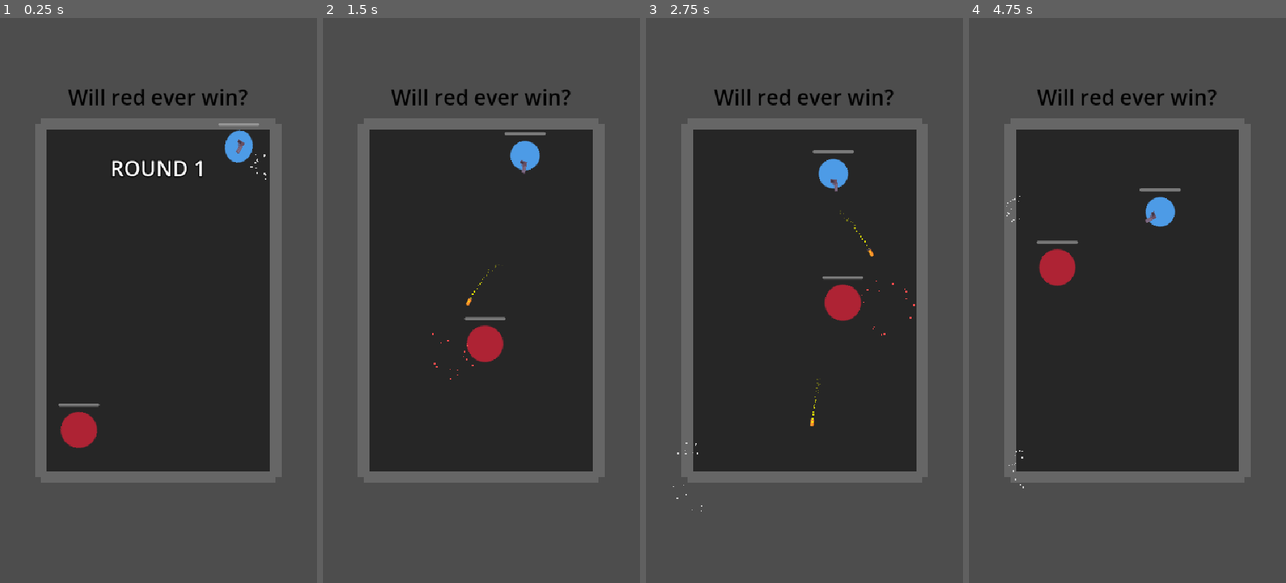
Above: before the commit, frames 1-4 (left to right).
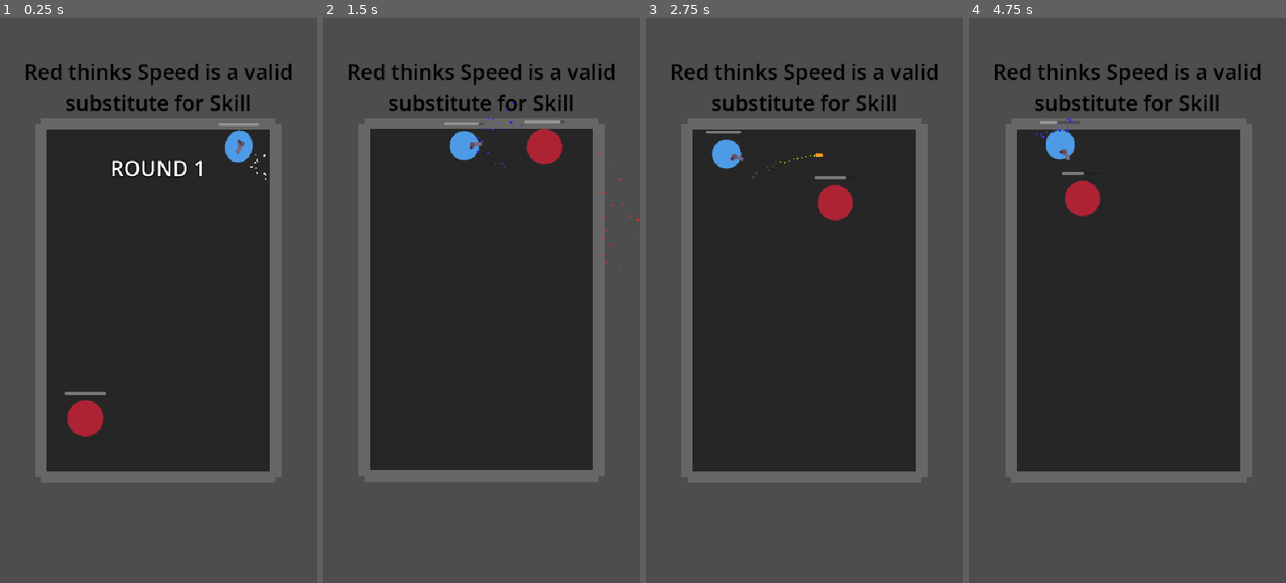
Above: after the commit, the same moments.

Repository: jiexdrop/tiktok_2
Game: Godot game, scene res://scenes/main.tscn
Same seed, same stepped clock (60 frames per second), same inputs: the game is played once before the commit and once after it. Before the commit the project starts from res://main.tscn.
Inputs:
- Up to frame 1 (0.25 s): no input
- Up to frame 2 (1.5 s): no input
- Up to frame 3 (2.75 s): no input
- Up to frame 4 (4.75 s): no input

The runs differ from the first frame. In frame 1, 2.6% of the frame differs, in the area x 8-92%, y 8-77%; in frame 2, 4.7%; in frame 3, 4.4%; in frame 4, 5.1%, in the area x 8-92%, y 8-84%.

Commit message:
moved folders

Diff:
--- a/melee_fighter.gd
+++ /dev/null
@@ -1,314 +0,0 @@
-extends Fighter
-class_name MeleeFighter
-
-@export var charge_force: float = 1200.0
-@export var charge_duration: float = 0.25
-@export var dash_boost: float = 2.5
-@export var retreat_speed: float = 1.2
-@export var dodge_force: float = 400.0
-@export var detection_radius: float = 200.0
-@export var pursuit_boost: float = 1.8
-@export var close_range_threshold: float = 150.0
-@export var far_range_threshold: float = 300.0
-@export var linear_damp_override: float = 2.0
-@export var dodge_cooldown_time: float = 0.5
-@export var projectile_prediction_time: float = 0.4
-@export var attack_prediction_multiplier: float = 0.6
-
-# Charge trail particles
-@export var charge_particles_scene: PackedScene
-
-var is_charging: bool = false
-var is_retreating: bool = false
-var retreat_timer: float = 0.0
-var retreat_duration: float = 0.5
-var dodge_cooldown: bool = false
-var dodge_cooldown_timer: float = 0.0
-var pursuit_mode: bool = false
-var last_dodge_time: float = 0.0
-var charge_trail: CPUParticles2D = null
-
-func _ready():
-	super._ready()
-	body_entered.connect(_on_body_entered)
-	linear_damp = linear_damp_override
-
-	# Create charge trail particles
-	setup_charge_trail()
-
-func _physics_process(delta):
-	super._physics_process(delta)
-
-	# Handle retreat timer
-	if is_retreating:
-		retreat_timer -= delta
-		if retreat_timer <= 0:
-			is_retreating = false
-
-	# Handle dodge cooldown
-	if dodge_cooldown:
-		dodge_cooldown_timer -= delta
-		if dodge_cooldown_timer <= 0:
-			dodge_cooldown = false
-
-	# Update charge trail
-	if charge_trail:
-		charge_trail.emitting = is_charging
-
-	# Reactive Dodging Logic
-	if not dodge_cooldown and not is_charging:
-		look_for_projectiles()
-
-func setup_charge_trail():
-	if charge_particles_scene:
-		charge_trail = charge_particles_scene.instantiate()
-		add_child(charge_trail)
-	else:
-		# Create default charge trail
-		charge_trail = CPUParticles2D.new()
-		add_child(charge_trail)
-
-		charge_trail.emitting = false
-		charge_trail.amount = 30
-		charge_trail.lifetime = 0.3
-		charge_trail.explosiveness = 0.0
-		charge_trail.randomness = 0.3
-
-		charge_trail.direction = Vector2.LEFT  # Trails behind
-		charge_trail.spread = 30.0
-		charge_trail.initial_velocity_min = 50.0
-		charge_trail.initial_velocity_max = 100.0
-
-		charge_trail.scale_amount_min = 2.0
-		charge_trail.scale_amount_max = 4.0
-
-		# Color fade
-		var gradient = Gradient.new()
-		gradient.set_color(0, fighter_color)
-		gradient.set_color(1, Color(fighter_color.r, fighter_color.g, fighter_color.b, 0))
-		charge_trail.color_ramp = gradient
-
-func look_for_projectiles():
-	var projectiles = get_tree().get_nodes_in_group("projectiles")
-	var most_dangerous_projectile = null
-	var shortest_time_to_impact = INF
-
-	for p in projectiles:
-		if p is Projectile and p.owner_fighter != self:
-			var projectile_to_me = global_position - p.global_position
-			var distance = projectile_to_me.length()
-
-			var projectile_velocity = p.linear_velocity
-			if projectile_velocity.length() > 0:
-				var projectile_direction = projectile_velocity.normalized()
-				var direction_to_me = projectile_to_me.normalized()
-				var dot = projectile_direction.dot(direction_to_me)
-
-				if dot > 0.5 and distance < detection_radius:
-					var closing_speed = projectile_velocity.length()
-					var time_to_impact = distance / closing_speed if closing_speed > 0 else INF
-
-					if time_to_impact < shortest_time_to_impact:
-						shortest_time_to_impact = time_to_impact
-						most_dangerous_projectile = p
-
-	if most_dangerous_projectile and shortest_time_to_impact < projectile_prediction_time:
-		perform_dodge(most_dangerous_projectile)
-
-func perform_dodge(projectile: Projectile):
-	dodge_cooldown = true
-	dodge_cooldown_timer = dodge_cooldown_time
-
-	# Dodge juice effects
-	spawn_dodge_effect()
-	if camera and camera.has_method("small_shake"):
-		camera.small_shake()
-
-	var projectile_velocity = projectile.linear_velocity
-	var predicted_projectile_pos = projectile.global_position + projectile_velocity * 0.2
-
-	var to_threat = (predicted_projectile_pos - global_position).normalized()
-	var perpendicular = Vector2(-to_threat.y, to_threat.x)
-	var dodge_dir = perpendicular * strafe_direction
-	dodge_dir = (dodge_dir * 0.8 - to_threat * 0.2).normalized()
-
-	apply_central_impulse(dodge_dir * dodge_force)
-	animation_player.play("hit")
-
-func spawn_dodge_effect():
-	# Quick burst of particles at dodge location
-	var particles = CPUParticles2D.new()
-	get_parent().add_child(particles)
-	particles.global_position = global_position
-
-	particles.emitting = true
-	particles.amount = 15
-	particles.lifetime = 0.4
-	particles.one_shot = true
-	particles.explosiveness = 1.0
-
-	particles.direction = Vector2.UP
-	particles.spread = 180.0
-	particles.initial_velocity_min = 100.0
-	particles.initial_velocity_max = 200.0
-	particles.scale_amount_min = 1.5
-	particles.scale_amount_max = 3.0
-
-	particles.color = Color(fighter_color.r * 1.5, fighter_color.g * 1.5, fighter_color.b * 1.5)
-
-	await get_tree().create_timer(particles.lifetime + 0.1).timeout
-	particles.queue_free()
-
-func move_towards_target():
-	if not target or not is_instance_valid(target):
-		return
-
-	var direction = (target.global_position - global_position).normalized()
-	var distance = global_position.distance_to(target.global_position)
-
-	if is_retreating:
-		var jitter = Vector2(randf_range(-0.5, 0.5), randf_range(-0.5, 0.5))
-		apply_central_force((-direction + jitter).normalized() * move_speed * retreat_speed)
-		return
-
-	if is_charging:
-		return
-
-	pursuit_mode = distance > far_range_threshold
-
-	var movement_force: float
-	var approach_direction: Vector2
-
-	if distance > far_range_threshold:
-		movement_force = move_speed * pursuit_boost
-
-		if target is Fighter:
-			var target_velocity = target.linear_velocity
-			var predicted_position = target.global_position + target_velocity * 0.3
-			approach_direction = (predicted_position - global_position).normalized()
-		else:
-			approach_direction = direction
-
-		if linear_velocity.length() < move_speed * 2.0:
-			apply_central_force(approach_direction * movement_force)
-
-	elif distance < close_range_threshold:
-		var side_step = Vector2(-direction.y, direction.x) * strafe_direction * 0.6
-		approach_direction = (direction + side_step).normalized()
-		movement_force = move_speed * dash_boost
-		apply_central_force(approach_direction * movement_force)
-
-	else:
-		var side_step = Vector2(-direction.y, direction.x) * strafe_direction * 0.4
-		approach_direction = (direction + side_step).normalized()
-		movement_force = move_speed * 1.6
-		apply_central_force(approach_direction * movement_force)
-
-func perform_attack():
-	if is_charging or is_retreating:
-		return
-
-	if not target or not is_instance_valid(target):
-		return
-
-	var distance = global_position.distance_to(target.global_position)
-
-	if distance > close_range_threshold * 1.3:
-		return
-
-	# Charge windup effects
-	spawn_charge_windup()
-
-	attack_sound.play()
-	is_charging = true
-	can_attack = false
-
-	animation_player.play("charge")
-
-	var target_velocity = Vector2.ZERO
-	if target is Fighter:
-		target_velocity = target.linear_velocity
-
-	var time_to_reach = charge_duration * attack_prediction_multiplier
-	var predicted_pos = target.global_position + target_velocity * time_to_reach
-	var direction = (predicted_pos - global_position).normalized()
-
-	apply_central_impulse(direction * charge_force)
-	angular_velocity *= 0.3
-
-	await get_tree().create_timer(charge_duration).timeout
-	is_charging = false
-
-	is_retreating = true
-	retreat_timer = retreat_duration
-	start_attack_cooldown()
-
-func spawn_charge_windup():
-	# Ring expanding from fighter before charge
-	var particles = CPUParticles2D.new()
-	add_child(particles)
-
-	particles.emitting = true
-	particles.amount = 20
-	particles.lifetime = 0.2
-	particles.one_shot = true
-	particles.explosiveness = 1.0
-
-	particles.direction = Vector2.UP
-	particles.spread = 180.0
-	particles.initial_velocity_min = 50.0
-	particles.initial_velocity_max = 100.0
-	particles.scale_amount_min = 2.0
-	particles.scale_amount_max = 3.0
-
-	particles.color = Color.WHITE
-
-	await get_tree().create_timer(particles.lifetime + 0.1).timeout
-	particles.queue_free()
-
-func _on_body_entered(body):
-	if body is Fighter and body != self and is_charging:
-		body.take_damage(attack_damage, global_position)
-
-		# Impact effects!
-		spawn_impact_effect(body)
-		if camera and camera.has_method("medium_shake"):
-			camera.medium_shake()
-
-		var bounce_dir = (global_position - body.global_position).normalized()
-		apply_central_impulse(bounce_dir * 400.0)
-
-		is_retreating = true
-		retreat_timer = retreat_duration * 0.5
-		is_charging = false
-
-func spawn_impact_effect(target_body: Fighter):
-	# Impact particles at hit location
-	var hit_point = (global_position + target_body.global_position) / 2.0
-
-	var particles = CPUParticles2D.new()
-	get_parent().add_child(particles)
-	particles.global_position = hit_point
-
-	particles.emitting = true
-	particles.amount = 30
-	particles.lifetime = 0.5
-	particles.one_shot = true
-	particles.explosiveness = 1.0
-
-	particles.direction = Vector2.UP
-	particles.spread = 180.0
-	particles.initial_velocity_min = 200.0
-	particles.initial_velocity_max = 400.0
-	particles.scale_amount_min = 3.0
-	particles.scale_amount_max = 6.0
-
-	# Mix both fighter colors
-	particles.color = Color(
-		(fighter_color.r + target_body.fighter_color.r) / 2.0,
-		(fighter_color.g + target_body.fighter_color.g) / 2.0,
-		(fighter_color.b + target_body.fighter_color.b) / 2.0
-	)
-
-	await get_tree().create_timer(particles.lifetime + 0.1).timeout
-	particles.queue_free()
--- a/project.godot
+++ b/project.godot
@@ -15,7 +15,7 @@
 [application]
 
 config/name="Viral Combat"
-run/main_scene="res://main.tscn"
+run/main_scene="res://scenes/main.tscn"
 config/features=PackedStringArray("4.6", "Forward Plus")
 
 [autoload]
@@ -31,7 +31,7 @@
 
 [editor]
 
-movie_writer/movie_file="C:/Users/Jorge/Videos/Tiktok/tiktok_20.avi"
+movie_writer/movie_file="C:/Users/Jorge/Videos/Tiktok/tiktok_26.avi"
 
 [global_group]
 
--- a/main.tscn
+++ b/scenes/main.tscn
@@ -1,10 +1,10 @@
 [gd_scene format=3 uid="uid://c7j4xm1wqx3pd"]
 
-[ext_resource type="Script" uid="uid://b5ldtc6fab8gl" path="res://main.gd" id="1"]
-[ext_resource type="Script" uid="uid://co7dxbw03b2w7" path="res://arena.gd" id="2"]
-[ext_resource type="Script" uid="uid://utafq36gwbek" path="res://juice_camera.gd" id="2_lquwl"]
-[ext_resource type="PackedScene" uid="uid://bskm3j8yqxtqo" path="res://melee_fighter.tscn" id="3"]
-[ext_resource type="PackedScene" uid="uid://cxm8b4kj5n7op" path="res://ranged_fighter.tscn" id="4"]
+[ext_resource type="Script" uid="uid://b5ldtc6fab8gl" path="res://scripts/main.gd" id="1"]
+[ext_resource type="Script" uid="uid://co7dxbw03b2w7" path="res://scripts/arena.gd" id="2"]
+[ext_resource type="Script" uid="uid://utafq36gwbek" path="res://scripts/juice_camera.gd" id="2_lquwl"]
+[ext_resource type="PackedScene" uid="uid://bskm3j8yqxtqo" path="res://scenes/melee_fighter.tscn" id="3"]
+[ext_resource type="PackedScene" uid="uid://cxm8b4kj5n7op" path="res://scenes/ranged_fighter.tscn" id="4"]
 
 [sub_resource type="RectangleShape2D" id="RectangleShape2D_1"]
 size = Vector2(400, 20)
@@ -124,16 +124,18 @@
 vertical_alignment = 1
 
 [node name="Label" type="Label" parent="UI" unique_id=568651056]
-anchors_preset = 5
-anchor_left = 0.5
-anchor_right = 0.5
-offset_left = -154.0
-offset_top = 109.0
-offset_right = 152.0
-offset_bottom = 159.0
+anchors_preset = 14
+anchor_top = 0.5
+anchor_right = 1.0
+anchor_bottom = 0.5
+offset_top = -414.0
+offset_bottom = -311.0
 grow_horizontal = 2
+grow_vertical = 2
 theme_override_colors/font_color = Color(0, 0, 0, 1)
 theme_override_font_sizes/font_size = 36
-text = "Will red ever win?"
+text = "Red thinks Speed is a valid substitute for Skill"
+horizontal_alignment = 1
+autowrap_mode = 2
 
 [node name="VictorySound" type="AudioStreamPlayer" parent="." unique_id=2134561742]
--- a/melee_fighter.tscn
+++ b/scenes/melee_fighter.tscn
@@ -1,6 +1,6 @@
 [gd_scene format=3 uid="uid://bskm3j8yqxtqo"]
 
-[ext_resource type="Script" uid="uid://gsla8jexx0ii" path="res://melee_fighter.gd" id="1"]
+[ext_resource type="Script" uid="uid://gsla8jexx0ii" path="res://scripts/melee_fighter.gd" id="1"]
 [ext_resource type="AudioStream" uid="uid://c78rytn70m74m" path="res://sounds/ouch.ogg" id="2_65xu0"]
 [ext_resource type="Texture2D" uid="uid://yv7ft6palhpp" path="res://images/ball.png" id="2_o2o2t"]
 [ext_resource type="AudioStream" uid="uid://cx3rrdmqhj5h1" path="res://sounds/uhh.mp3" id="3_iwkca"]
--- a/projectile.tscn
+++ b/scenes/projectile.tscn
@@ -1,6 +1,6 @@
 [gd_scene format=3 uid="uid://bchqfm6nup3ie"]
 
-[ext_resource type="Script" uid="uid://bmpgs4r7n20ht" path="res://projectile.gd" id="1"]
+[ext_resource type="Script" uid="uid://bmpgs4r7n20ht" path="res://scripts/projectile.gd" id="1"]
 [ext_resource type="Texture2D" uid="uid://0vwttmh7ufxn" path="res://images/bullet.png" id="2_dgwo2"]
 [ext_resource type="AudioStream" uid="uid://yans7gcefvgs" path="res://sounds/impact.ogg" id="2_qxf0c"]
 
--- a/ranged_fighter.tscn
+++ b/scenes/ranged_fighter.tscn
@@ -1,7 +1,7 @@
 [gd_scene format=3 uid="uid://cxm8b4kj5n7op"]
 
-[ext_resource type="Script" uid="uid://cge3cq0inyah4" path="res://ranged_fighter.gd" id="1"]
-[ext_resource type="PackedScene" uid="uid://bchqfm6nup3ie" path="res://projectile.tscn" id="2"]
+[ext_resource type="Script" uid="uid://cge3cq0inyah4" path="res://scripts/ranged_fighter.gd" id="1"]
+[ext_resource type="PackedScene" uid="uid://bchqfm6nup3ie" path="res://scenes/projectile.tscn" id="2"]
 [ext_resource type="Texture2D" uid="uid://djk5yrussdx7b" path="res://images/ball_2.png" id="3_1wspn"]
 [ext_resource type="AudioStream" uid="uid://c78rytn70m74m" path="res://sounds/ouch.ogg" id="3_f430f"]
 [ext_resource type="AudioStream" uid="uid://cx3rrdmqhj5h1" path="res://sounds/uhh.mp3" id="4_lybft"]
--- a/juice_camera.gd
+++ b/scripts/juice_camera.gd
@@ -17,7 +17,7 @@
 		# Decay
 		shake_strength -= shake_decay * delta
 
-		print("SHAKING! Strength: ", shake_strength, " Offset: ", offset)
+		#print("SHAKING! Strength: ", shake_strength, " Offset: ", offset)
 	else:
 		offset = Vector2.ZERO
 		rotation = 0
--- /dev/null
+++ b/scripts/melee_fighter.gd
@@ -0,0 +1,295 @@
+extends Fighter
+class_name MeleeFighter
+
+@export var charge_force: float = 1200.0
+@export var charge_duration: float = 0.25
+@export var dash_boost: float = 2.5
+@export var retreat_speed: float = 1.2
+@export var dodge_force: float = 400.0
+@export var detection_radius: float = 200.0
+@export var pursuit_boost: float = 1.8
+@export var close_range_threshold: float = 150.0
+@export var far_range_threshold: float = 300.0
+@export var linear_damp_override: float = 2.0
+@export var dodge_cooldown_time: float = 0.5
+@export var projectile_prediction_time: float = 0.4
+@export var attack_prediction_multiplier: float = 0.6
+@export var attack_cooldown_duration: float = 0.7  # Reduced from 1.0 for more attacks
+@export var threat_assessment_radius: float = 180.0  # Reduced - less cautious
+@export var safe_attack_window: float = 0.3  # Reduced - more willing to take risks
+
+# Charge trail particles
+@export var charge_particles_scene: PackedScene
+
+var is_charging: bool = false
+var is_retreating: bool = false
+var retreat_timer: float = 0.0
+var retreat_duration: float = 0.5
+var dodge_cooldown: bool = false
+var dodge_cooldown_timer: float = 0.0
+var pursuit_mode: bool = false
+var last_dodge_time: float = 0.0
+var charge_trail: CPUParticles2D = null
+
+# AI logic variables
+var attack_cooldown_timer: float = 0.0
+var last_projectile_time: float = 0.0
+var projectile_fire_interval: float = 0.0 # Learned interval between shots
+
+func _ready():
+	super._ready()
+	body_entered.connect(_on_body_entered)
+	linear_damp = linear_damp_override
+
+	# Initialize timers - start ready to attack
+	attack_cooldown_timer = 0.0
+
+func _physics_process(delta):
+	super._physics_process(delta)
+
+	# 1. Handle Timers
+	update_timers(delta)
+
+	# 2. Learn enemy fire patterns
+	detect_projectile_patterns()
+
+	# 3. Handle Projectile Dodging (High Priority but doesn't block attacks)
+	if check_for_dodge():
+		return
+
+	# 4. AI State Machine - PRIORITIZE ATTACKING
+	if not is_charging and not is_retreating:
+		if target and is_instance_valid(target):
+			var distance = global_position.distance_to(target.global_position)
+
+			# SIMPLIFIED: Attack if in range and cooldown is done
+			if distance < close_range_threshold and attack_cooldown_timer <= 0:
+				# Attack unless there's an IMMEDIATE threat
+				if not get_immediate_projectile_threat():
+					perform_attack()
+				else:
+					# Strafe while waiting for threat to pass
+					move_towards_target()
+			elif distance < close_range_threshold * 1.3 and attack_cooldown_timer <= 0:
+				# Still attack from slightly further range - be aggressive
+				perform_attack()
+			else:
+				move_towards_target()
+		else:
+			pass
+
+	# 5. Update Particles
+	if charge_trail:
+		charge_trail.emitting = is_charging
+
+func update_timers(delta: float):
+	if is_retreating:
+		retreat_timer -= delta
+		if retreat_timer <= 0:
+			is_retreating = false
+
+	if dodge_cooldown:
+		dodge_cooldown_timer -= delta
+		if dodge_cooldown_timer <= 0:
+			dodge_cooldown = false
+
+	if attack_cooldown_timer > 0:
+		attack_cooldown_timer -= delta
+
+func detect_projectile_patterns():
+	"""Learn when the enemy typically fires to predict safe attack windows"""
+	var projectiles = get_tree().get_nodes_in_group("projectiles")
+	for p in projectiles:
+		if not is_instance_valid(p):
+			continue
+		if p is Projectile and is_instance_valid(p.owner_fighter) and p.owner_fighter != self:
+			# Detect newly spawned projectiles
+			if p.global_position.distance_to(p.owner_fighter.global_position) < 50:
+				var current_time = Time.get_ticks_msec() / 1000.0
+				if last_projectile_time > 0:
+					var interval = current_time - last_projectile_time
+					# Use exponential moving average to smooth out the interval
+					if projectile_fire_interval == 0:
+						projectile_fire_interval = interval
+					else:
+						projectile_fire_interval = projectile_fire_interval * 0.7 + interval * 0.3
+				last_projectile_time = current_time
+				break
+
+func get_immediate_projectile_threat() -> Projectile:
+	"""Returns projectile that poses IMMEDIATE danger (very close), or null"""
+	var projectiles = get_tree().get_nodes_in_group("projectiles")
+	for p in projectiles:
+		if not is_instance_valid(p):
+			continue
+		if p is Projectile and is_instance_valid(p.owner_fighter) and p.owner_fighter != self:
+			var projectile_to_me = global_position - p.global_position
+			var distance_to_bullet = projectile_to_me.length()
+
+			# Only consider VERY close projectiles as threats to attacking
+			if distance_to_bullet < detection_radius * 0.7:  # Reduced radius
+				var dot = p.linear_velocity.normalized().dot(projectile_to_me.normalized())
+
+				if dot > 0.7:  # Must be aimed quite directly at us
+					var closing_speed = p.linear_velocity.length()
+					var time_to_impact = distance_to_bullet / closing_speed if closing_speed > 0 else INF
+
+					# Only block attack if impact is VERY imminent
+					if time_to_impact < 0.3:  # Reduced from charge_duration
+						return p
+
+	return null
+
+func check_for_dodge() -> bool:
+	if dodge_cooldown:
+		return false
+
+	var projectiles = get_tree().get_nodes_in_group("projectiles")
+	for p in projectiles:
+		if not is_instance_valid(p):
+			continue
+		if p is Projectile and is_instance_valid(p.owner_fighter) and p.owner_fighter != self:
+			var projectile_to_me = global_position - p.global_position
+			var distance_to_bullet = projectile_to_me.length()
+
+			if distance_to_bullet < detection_radius:
+				var dot = p.linear_velocity.normalized().dot(projectile_to_me.normalized())
+
+				if dot > 0.7:
+					var closing_speed = p.linear_velocity.length()
+					var time_to_impact = distance_to_bullet / closing_speed if closing_speed > 0 else INF
+
+					if time_to_impact < projectile_prediction_time:
+						# ALWAYS interrupt charge if projectile is incoming
+						if is_charging:
+							is_charging = false
+							# Shorter cooldown penalty for interrupted attacks
+							attack_cooldown_timer = attack_cooldown_duration * 0.3
+
+						perform_dodge(p)
+						return true
+
+	return false
+
+func perform_dodge(projectile: Projectile):
+	dodge_cooldown = true
+	dodge_cooldown_timer = dodge_cooldown_time
+
+	is_charging = false
+	is_retreating = false
+
+	if camera and camera.has_method("small_shake"):
+		camera.small_shake()
+
+	var projectile_velocity = projectile.linear_velocity
+	var predicted_projectile_pos = projectile.global_position + projectile_velocity * 0.2
+
+	var to_threat = (predicted_projectile_pos - global_position).normalized()
+	var perpendicular = Vector2(-to_threat.y, to_threat.x)
+
+	var dodge_dir = perpendicular * strafe_direction
+	dodge_dir = (dodge_dir * 0.8 - to_threat * 0.2).normalized()
+
+	apply_central_impulse(dodge_dir * dodge_force)
+	animation_player.play("hit")
+
+func move_towards_target():
+	if not target or not is_instance_valid(target):
+		return
+
+	var direction = (target.global_position - global_position).normalized()
+	var distance = global_position.distance_to(target.global_position)
+
+	pursuit_mode = distance > far_range_threshold
+
+	var movement_force: float
+	var approach_direction: Vector2
+
+	if distance > far_range_threshold:
+		movement_force = move_speed * pursuit_boost
+
+		if target is Fighter:
+			var target_velocity = target.linear_velocity
+			var predicted_position = target.global_position + target_velocity * 0.3
+			approach_direction = (predicted_position - global_position).normalized()
+		else:
+			approach_direction = direction
+
+		if linear_velocity.length() < move_speed * 2.5:
+			apply_central_force(approach_direction * movement_force)
+
+	elif distance < close_range_threshold:
+		# Enhanced strafing while waiting for attack cooldown
+		var side_step = Vector2(-direction.y, direction.x) * strafe_direction * 0.7
+		approach_direction = (direction * 0.15 + side_step).normalized()
+		movement_force = move_speed * dash_boost
+		apply_central_force(approach_direction * movement_force)
+
+	else:
+		var side_step = Vector2(-direction.y, direction.x) * strafe_direction * 0.2
+		approach_direction = (direction + side_step).normalized()
+		movement_force = move_speed * 1.6
+		apply_central_force(approach_direction * movement_force)
+
+func perform_attack():
+	if is_charging or is_retreating:
+		return
+
+	if not target or not is_instance_valid(target):
+		return
+
+	var distance = global_position.distance_to(target.global_position)
+	if distance > close_range_threshold * 1.5:
+		move_towards_target()
+		return
+
+	attack_sound.play()
+	is_charging = true
+	can_attack = false
+
+	animation_player.play("charge")
+
+	var target_velocity = Vector2.ZERO
+	if target is Fighter:
+		target_velocity = target.linear_velocity
+
+	var time_to_reach = charge_duration * attack_prediction_multiplier
+	var predicted_pos = target.global_position + target_velocity * time_to_reach
+	var direction = (predicted_pos - global_position).normalized()
+
+	apply_central_impulse(direction * charge_force)
+	angular_velocity *= 0.3
+
+	await get_tree().create_timer(charge_duration).timeout
+
+	if is_charging:
+		finish_charge()
+
+func finish_charge():
+	is_charging = false
+	is_retreating = true
+	retreat_timer = retreat_duration
+
+	start_attack_cooldown()
+
+func start_attack_cooldown():
+	attack_cooldown_timer = attack_cooldown_duration
+
+func _on_body_entered(body):
+	if not is_charging:
+		return
+
+	if body is Fighter and body != self:
+		body.take_damage(attack_damage, global_position)
+
+		if camera and camera.has_method("medium_shake"):
+			camera.medium_shake()
+
+		var bounce_dir = (global_position - body.global_position).normalized()
+		apply_central_impulse(bounce_dir * 400.0)
+
+		is_charging = false
+		is_retreating = true
+		retreat_timer = retreat_duration * 0.5
+
+		start_attack_cooldown()
Renamed: arena.gd -> scripts/arena.gd
Renamed: arena.gd.uid -> scripts/arena.gd.uid
Renamed: fighter.gd -> scripts/fighter.gd
Renamed: fighter.gd.uid -> scripts/fighter.gd.uid
Renamed: juice_camera.gd.uid -> scripts/juice_camera.gd.uid
Renamed: main.gd -> scripts/main.gd
Renamed: main.gd.uid -> scripts/main.gd.uid
Renamed: melee_fighter.gd.uid -> scripts/melee_fighter.gd.uid
Renamed: projectile.gd -> scripts/projectile.gd
Renamed: projectile.gd.uid -> scripts/projectile.gd.uid
Renamed: ranged_fighter.gd -> scripts/ranged_fighter.gd
Renamed: ranged_fighter.gd.uid -> scripts/ranged_fighter.gd.uid
